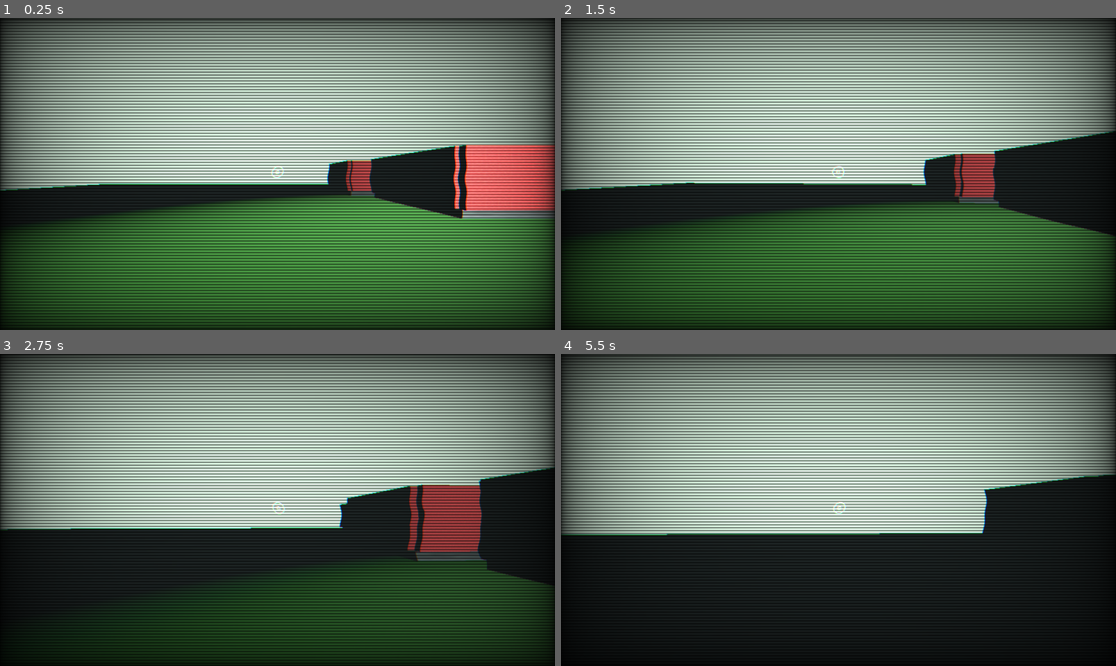
Above: before the commit, frames 1-4 (two rows, left to right).
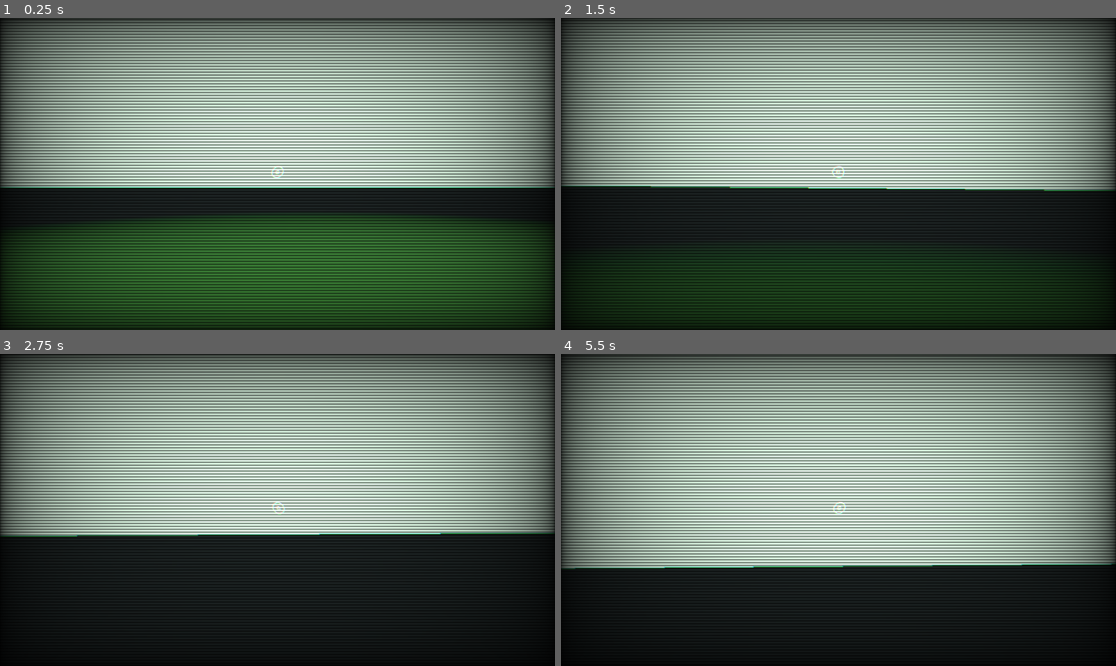
Above: after the commit, the same moments.

Repository: CreativeIndividuals/wildJam
Game: Godot game, scene res://scenes/Game.tscn
The game is run twice, just before and just after one commit, with the same random seed, the same clock (stepped at 60 frames per second) and the same inputs.
Inputs (mouse positions are in pixels of both pictures, inside the frame that each line leads up to):
- Up to frame 1 (0.25 s): no input
- Up to frame 2 (1.5 s): move the mouse to (866, 174) at 0.52 s; hold Q (accuse) 0.53-1.28 s; hold W (forward) from 0.53 s (still down); move the mouse to (810, 174) at 1.27 s; tap E (interact) at 1.35 s
- Up to frame 3 (2.75 s): keep holding W (forward); move the mouse to (288, 503) at 2.02 s; hold Q (accuse) from 2.03 s (still down)
- Up to frame 4 (5.5 s): keep holding W (forward); move the mouse to (832, 516) at 2.77 s; release Q (accuse) at 2.78 s; tap E (interact) at 2.85, 4.35 s; move the mouse to (877, 513) at 3.52 s; hold Q (accuse) 3.53-4.28 s; move the mouse to (794, 506) at 4.27 s; move the mouse to (844, 510) at 5.02 s; hold Q (accuse) from 5.03 s (still down)

The runs differ from the first frame. In frame 1, 22% of the frame differs, in the area x 0-100%, y 40-91%; in frame 2, 34%, in the area x 0-100%, y 36-99%; in frame 3, 26%; in frame 4, 15%.

Commit message:
added all the objs

Diff:
--- a/scenes/Game.tscn
+++ b/scenes/Game.tscn
@@ -1,19 +1,27 @@
-[gd_scene load_steps=30 format=3 uid="uid://ds3a131765w7i"]
+[gd_scene load_steps=38 format=3 uid="uid://ds3a131765w7i"]
 
 [ext_resource type="Script" uid="uid://cq5d5yawdbkcw" path="res://code/Interractable.gd" id="1_400sg"]
+[ext_resource type="PackedScene" uid="uid://ce27720uko20k" path="res://scenes/drawer_table.glb" id="1_a8wo8"]
+[ext_resource type="PackedScene" uid="uid://bkblmla0t454v" path="res://scenes/sofas and armchair.glb" id="2_attvq"]
 [ext_resource type="Script" uid="uid://chb55jucsm5ad" path="res://code/GameState.gd" id="2_cpr0p"]
 [ext_resource type="Script" uid="uid://bimsnwhown4mg" path="res://code/character.gd" id="2_g4kob"]
 [ext_resource type="Texture2D" uid="uid://dfykxjiun5o4t" path="res://2d/crosshair.png" id="2_s0nni"]
 [ext_resource type="PackedScene" uid="uid://dacv34vmsdg42" path="res://scenes/Map_texured.glb" id="3_2rd6h"]
 [ext_resource type="Script" uid="uid://0sygf5n1lopq" path="res://code/Player.gd" id="3_78awf"]
 [ext_resource type="Texture2D" uid="uid://b52b5eobvljo5" path="res://2d/dialogueBox.png" id="3_aug50"]
+[ext_resource type="PackedScene" uid="uid://o7c4lacri20k" path="res://scenes/chair.glb" id="3_bneo8"]
 [ext_resource type="Shader" uid="uid://btbaaw0xejnf0" path="res://shaders/crt.gdshader" id="4_2rd6h"]
 [ext_resource type="Script" uid="uid://c4rw1c2y6urot" path="res://code/dialogueManager.gd" id="4_aug50"]
+[ext_resource type="PackedScene" uid="uid://diie2mxnebgrw" path="res://scenes/vhs music.glb" id="4_ocgqw"]
+[ext_resource type="PackedScene" uid="uid://cnvt7bpej58cb" path="res://scenes/kitchen.glb" id="4_r7sob"]
+[ext_resource type="PackedScene" uid="uid://b08hmx1ln6nrg" path="res://scenes/lamp.glb" id="5_attvq"]
 [ext_resource type="Script" uid="uid://dk01cgbjy561f" path="res://code/gameOver.gd" id="5_kiw3p"]
 [ext_resource type="Script" uid="uid://dwunflmmaap7e" path="res://code/AudioManager.gd" id="6_3xj3m"]
 [ext_resource type="Script" uid="uid://dwtdotwiv0gd4" path="res://code/BlackoutManager.gd" id="9_g4kob"]
 [ext_resource type="AudioStream" uid="uid://xnfp0jbq58s5" path="res://audio/music/General Theme.wav" id="11_2rd6h"]
 [ext_resource type="AudioStream" uid="uid://b8g15jqvygvmm" path="res://audio/Sfx/walk-cycle-2.wav" id="12_7ua8r"]
+[ext_resource type="PackedScene" uid="uid://bmpcoac2ecsx6" path="res://scenes/gaming.glb" id="20_jbgew"]
+[ext_resource type="PackedScene" uid="uid://c2s6nxvynr5th" path="res://scenes/monopoly.glb" id="21_a85ww"]
 
 [sub_resource type="WorldBoundaryShape3D" id="WorldBoundaryShape3D_x5vcc"]
 
@@ -74,6 +82,51 @@
 mesh = SubResource("QuadMesh_x5vcc")
 surface_material_override/0 = SubResource("StandardMaterial3D_t7bns")
 
+[node name="drawer_table" parent="Env/TemporaryGround" instance=ExtResource("1_a8wo8")]
+transform = Transform3D(1, 0, 0, 0, 1, 0, 0, 0, 1, 12.0037, -0.35382, -2.54549)
+
+[node name="drawer_table2" parent="Env/TemporaryGround" instance=ExtResource("1_a8wo8")]
+transform = Transform3D(1, 0, 0, 0, 1, 0, 0, 0, 1, 14.4838, 0, 4.132)
+
+[node name="sofas and armchair" parent="Env/TemporaryGround" instance=ExtResource("2_attvq")]
+transform = Transform3D(1, 0, 0, 0, 1, 0, 0, 0, 1, 23.2864, 0, 9.385)
+
+[node name="sofas and armchair2" parent="Env/TemporaryGround" instance=ExtResource("2_attvq")]
+transform = Transform3D(1, 0, 0, 0, 1, 0, 0, 0, 1, 12.1835, 0, -2.75897)
+
+[node name="chair2" parent="Env/TemporaryGround" instance=ExtResource("3_bneo8")]
+transform = Transform3D(1, 0, 0, 0, 1, 0, 0, 0, 1, 12.0189, 0, -6.60618)
+
+[node name="chair3" parent="Env/TemporaryGround" instance=ExtResource("3_bneo8")]
+transform = Transform3D(1, 0, 0, 0, 1, 0, 0, 0, 1, 24.8947, 0, 9.16244)
+
+[node name="chair4" parent="Env/TemporaryGround" instance=ExtResource("3_bneo8")]
+transform = Transform3D(1, 0, 0, 0, 1, 0, 0, 0, 1, 18.1203, 0, 3.4327)
+
+[node name="chair5" parent="Env/TemporaryGround" instance=ExtResource("3_bneo8")]
+transform = Transform3D(1, 0, 0, 0, 1, 0, 0, 0, 1, 14.0108, 0, 6.58183)
+
+[node name="chair6" parent="Env/TemporaryGround" instance=ExtResource("3_bneo8")]
+transform = Transform3D(1, 0, 0, 0, 1, 0, 0, 0, 1, 15.8732, 0, 6.14782)
+
+[node name="vhs music" parent="Env/TemporaryGround" instance=ExtResource("4_ocgqw")]
+transform = Transform3D(1, 0, 0, 0, 1, 0, 0, 0, 1, 22.5462, 0, 6.1121)
+
+[node name="vhs music2" parent="Env/TemporaryGround" instance=ExtResource("4_ocgqw")]
+transform = Transform3D(1, 0, 0, 0, 1, 0, 0, 0, 1, 12.2035, 0, -5.59349)
+
+[node name="lamp" parent="Env/TemporaryGround" instance=ExtResource("5_attvq")]
+transform = Transform3D(0.05, 0, 0, 0, 0.05, 0, 0, 0, 0.05, 16.5979, -0.83, 8.0233)
+
+[node name="SpotLight3D" type="SpotLight3D" parent="Env/TemporaryGround/lamp"]
+transform = Transform3D(20, 0, 0, 0, 20, 0, 0, 0, 20, 0, 32.4777, 0)
+
+[node name="lamp2" parent="Env/TemporaryGround" instance=ExtResource("5_attvq")]
+transform = Transform3D(0.05, 0, 0, 0, 0.05, 0, 0, 0, 0.05, 13.3075, -0.83, 8.0233)
+
+[node name="SpotLight3D" type="SpotLight3D" parent="Env/TemporaryGround/lamp2"]
+transform = Transform3D(17.1284, -10.3256, 0, 10.3256, 17.1284, 0, 0, 0, 20, -20.2918, 58.6819, 0)
+
 [node name="OmniLight3D" type="OmniLight3D" parent="Env"]
 transform = Transform3D(1, 0, 0, 0, 1, 0, 0, 0, 1, -2.05397, 3, -2.38295)
 omni_range = 28.144
@@ -108,7 +161,7 @@
 shape = SubResource("BoxShape3D_x5vcc")
 
 [node name="clue3" type="RigidBody3D" parent="Env/clues"]
-transform = Transform3D(1, 0, 0, 0, 1, 0, 0, 0, 1, 4.10076, 1.69814, 0)
+transform = Transform3D(1, 0, 0, 0, 1, 0, 0, 0, 1, 4.10076, 1.69814, 3.47744)
 script = ExtResource("1_400sg")
 clueID = "sketchbook"
 description = "It's a sketch of a girl"
@@ -216,7 +269,7 @@
 
 [node name="mother" type="RigidBody3D" parent="Env/characters"]
 unique_name_in_owner = true
-transform = Transform3D(1, 0, 0, 0, 1, 0, 0, 0, 1, 6.41485, 0.958167, 5.7256)
+transform = Transform3D(1, 0, 0, 0, 1, 0, 0, 0, 1, 7.57972, 2.11762, 7.64821)
 script = ExtResource("2_g4kob")
 character_name = "Mother"
 dialogue_lines = Array[String](["You always kept your sketchbook close, drawing your dreams and fears", "You never liked hugs, but I held you close when you needed it.", "Your favorite cornflakes is still in the kitchen cabinet."])
@@ -231,7 +284,7 @@
 
 [node name="father" type="RigidBody3D" parent="Env/characters"]
 unique_name_in_owner = true
-transform = Transform3D(1, 0, 0, 0, 1, 0, 0, 0, 1, 11.9492, 0.958167, 5.7256)
+transform = Transform3D(1, 0, 0, 0, 1, 0, 0, 0, 1, 11.9492, 0.958167, 8.35339)
 script = ExtResource("2_g4kob")
 character_name = "Father"
 dialogue_lines = Array[String](["Remember when we went fishing by the lake last summer?", "That old baseball glove is still in the closet, dusty but ready.", "You used to stay up late watching cartoons with me on weekends."])
@@ -275,7 +328,10 @@
 surface_material_override/0 = SubResource("StandardMaterial3D_oxkoi")
 
 [node name="Map_texured" parent="Env" instance=ExtResource("3_2rd6h")]
-transform = Transform3D(1, 0, 0, 0, 1, 0, 0, 0, 1, 0, 0, -29.569)
+transform = Transform3D(1, 0, 0, 0, 1, 0, 0, 0, 1, 12.3672, -0.317838, -2.68703)
+
+[node name="kitchen" parent="Env" instance=ExtResource("4_r7sob")]
+transform = Transform3D(1, 0, 0, 0, 1, 0, 0, 0, 1, 12.4488, 0, -2.48591)
 
 [node name="audioManager" type="Node" parent="."]
 unique_name_in_owner = true
@@ -524,7 +580,7 @@
 
 [node name="Player" type="CharacterBody3D" parent="."]
 unique_name_in_owner = true
-transform = Transform3D(1, 0, 0, 0, 1, 0, 0, 0, 1, -14.3089, 1.3908, -7.54612)
+transform = Transform3D(1, 0, 0, 0, 1, 0, 0, 0, 1, -3.92863, 1.3908, -17.8786)
 script = ExtResource("3_78awf")
 
 [node name="CollisionShape3D" type="CollisionShape3D" parent="Player"]
@@ -542,6 +598,12 @@
 transform = Transform3D(1, 0, 0, 0, 1, 0, 0, 0, 1, 0, 0.0383968, -0.752247)
 target_position = Vector3(0, 0, -3)
 debug_shape_custom_color = Color(0.596078, 0.247059, 0.0509804, 1)
+
+[node name="gaming" parent="." instance=ExtResource("20_jbgew")]
+transform = Transform3D(1, 0, 0, 0, 1, 0, 0, 0, 1, 12.165, 0, -3.11004)
+
+[node name="monopoly" parent="." instance=ExtResource("21_a85ww")]
+transform = Transform3D(1, 0, 0, 0, 1, 0, 0, 0, 1, 12.3886, -0.300271, -2.21699)
 
 [connection signal="timeout" from="HUD/dialogueBox/Timer" to="HUD/dialogueBox" method="_on_timer_timeout"]
 [connection signal="blackoutDone" from="HUD/blackoutOverlay" to="HUD/dialogueBox" method="_on_blackout_done"]
Binary file added: scenes/chair.glb
Not shown, added: scenes/chair.glb.import
Not shown, added: scenes/chair_BaseColor_Chair-Alpha_Chair.png.import
Binary file added: scenes/drawer_table.glb
Not shown, added: scenes/drawer_table.glb.import
Binary file added: scenes/drawer_table_Oak Natural - Querkus by Decospan.jpg
Not shown, added: scenes/drawer_table_Oak Natural - Querkus by Decospan.jpg.import
Not shown, added: scenes/drawer_table_PSX_Wood.png.import
Binary file added: scenes/gaming.glb
Not shown, added: scenes/gaming.glb.import
Binary file added: scenes/gaming_Oak Natural - Querkus by Decospan.jpg
Not shown, added: scenes/gaming_Oak Natural - Querkus by Decospan.jpg.import
(and 46 more such lines)
